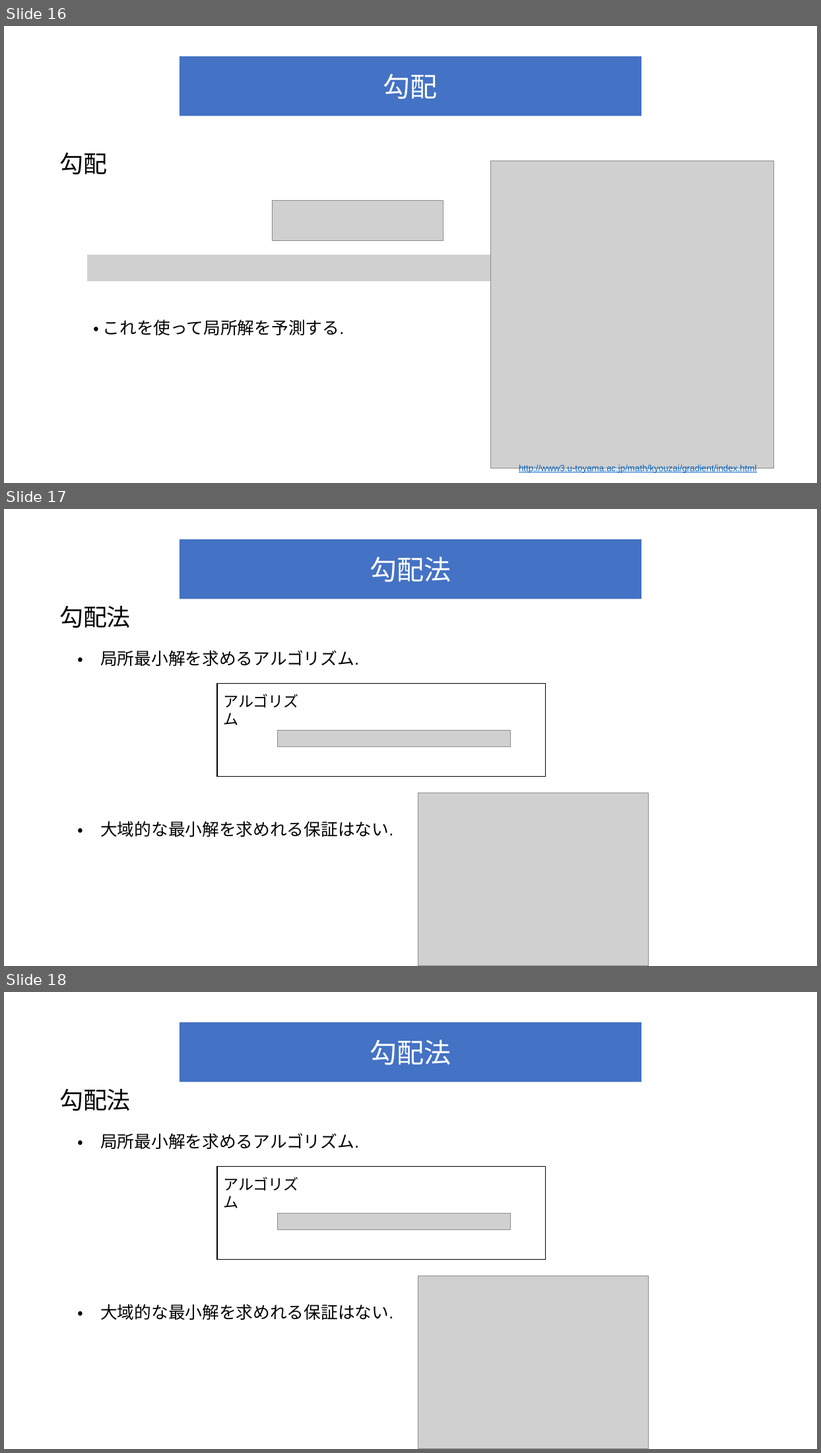
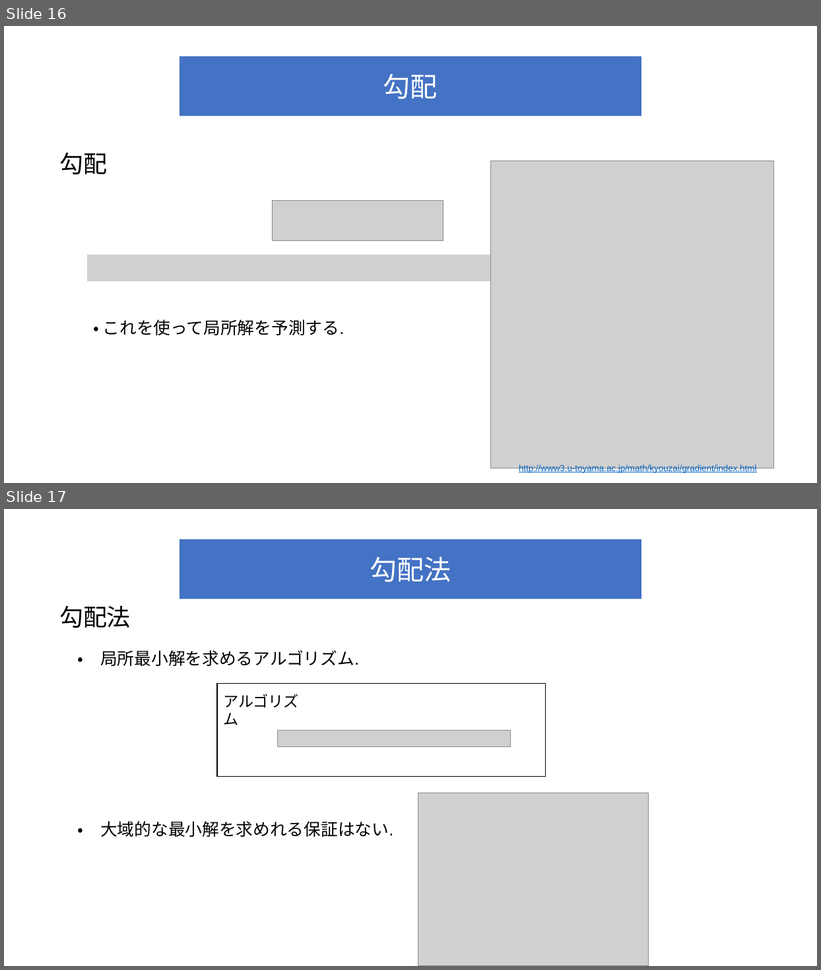
Before and after one commit to masa-aa/Open-Folder, a slide deck: ゼロから作るDeepLearning/4章-ニューラルネットワークの学習/発表資料/ゼロから作るdeeplearning第4章.pptx. Shown one above the other, each under a label of ours: slides 16, 17 and 18 before the commit, slides 16 and 17 after it. The pictures are 821x1453 and 821x970 pixels, drawn with LibreOffice and Linux fonts; fonts in the diff are those of the drawing; grey boxes stand for pictures. Boxes give left, top, right and bottom in pixels: in the first picture for what was removed or moved away, otherwise in the second. Text is boxed around its words. In the diff, an @@ line names an element or a change of style, - is before the commit and + after.

```diff
--- a/ゼロから作るDeepLearning/4章-ニューラルネットワークの学習/発表資料/ゼロから作るdeeplearning第4章.pptx
+++ b/ゼロから作るDeepLearning/4章-ニューラルネットワークの学習/発表資料/ゼロから作るdeeplearning第4章.pptx
@@ slide 17 removed at (x1=4, y1=509, x2=817, y2=966), background #FFFFFF @@
@@ rectangle removed at (x1=180, y1=539, x2=642, y2=599) @@
-勾配法
@@ text removed at (x1=59, y1=605, x2=131, y2=628) @@
-勾配法
@@ text removed at (x1=78, y1=650, x2=359, y2=708) @@
-・ 局所最小解を求めるアルゴリズム.
@@ text removed at (x1=100, y1=650, x2=359, y2=666) @@
-アルゴリズム
@@ rectangle removed at (x1=217, y1=684, x2=547, y2=777) @@
@@ picture removed at (x1=278, y1=730, x2=511, y2=747) @@
@@ picture removed at (x1=418, y1=793, x2=649, y2=966) @@
@@ text removed at (x1=78, y1=821, x2=393, y2=837) @@
-・ 大域的な最小解を求めれる保証はない.
@@ what was slide 18 is now slide 17 @@
```
Also in this commit, not shown: 1 other file.
